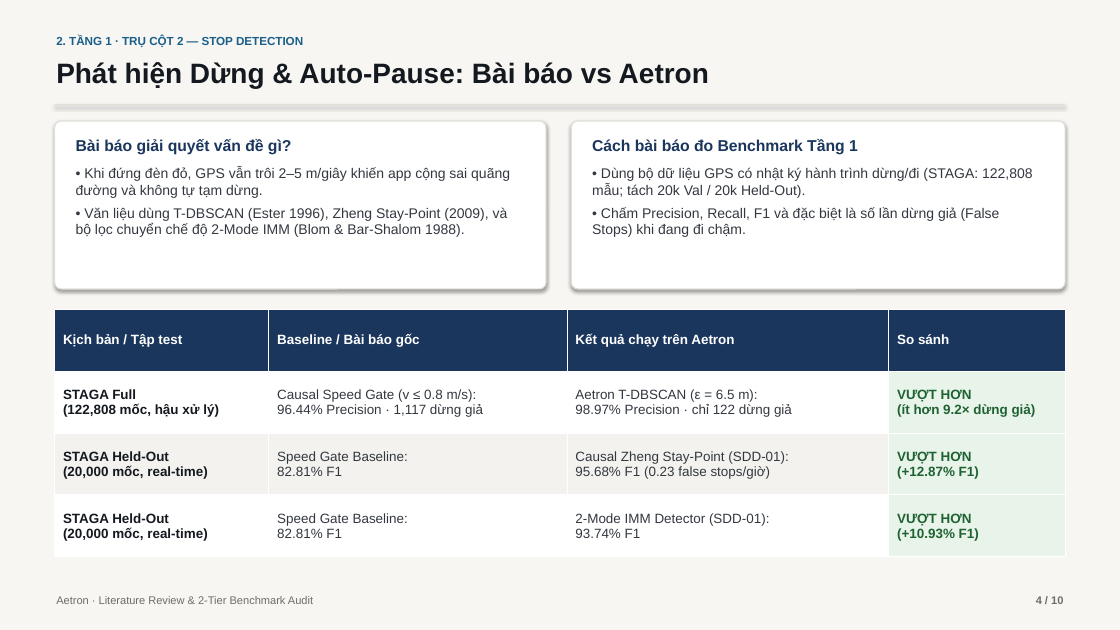
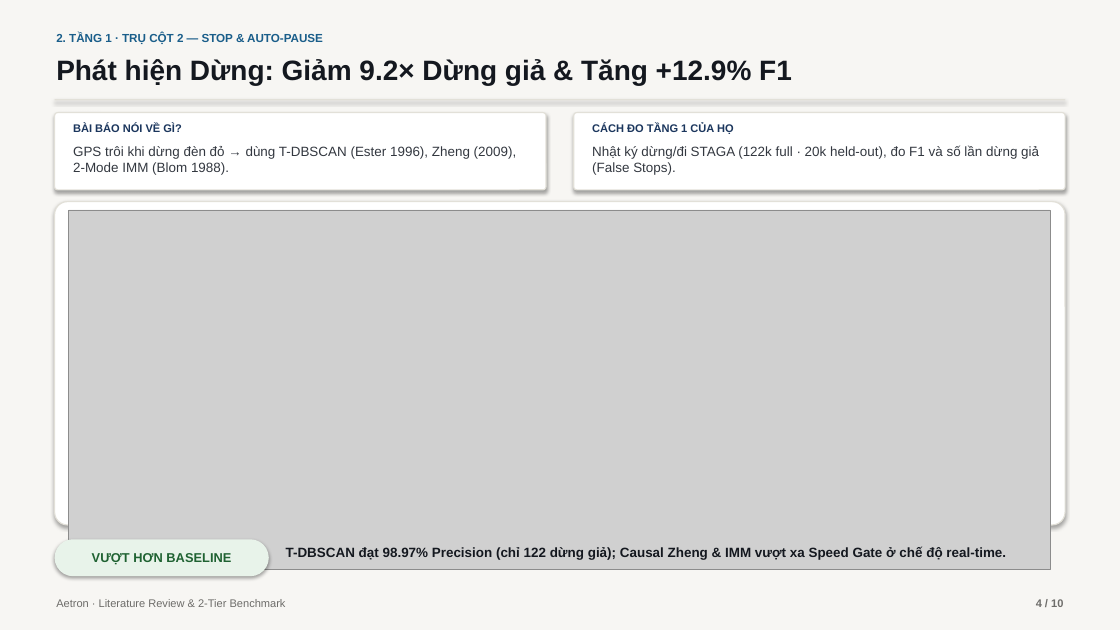
Before and after one commit to DB-Ducbao113/Aetron, a slide deck: slide 4 of docs/thesis_overleaf/Aetron_Literature_Review.pptx. Drawn at 1120x630 pixels with LibreOffice and Linux fonts; fonts in the diff are those of the drawing; grey boxes stand for pictures. Boxes give left, top, right and bottom in pixels: in the first picture for what was removed or moved away, otherwise in the second. Text is boxed around its words. In the diff, an @@ line names an element or a change of style, - is before the commit and + after.

```diff
--- a/docs/thesis_overleaf/Aetron_Literature_Review.pptx
+++ b/docs/thesis_overleaf/Aetron_Literature_Review.pptx
@@ text at [56,33,323,44]: text changed @@
-2. TẦNG 1 · TRỤ CỘT 2 — STOP DETECTION
+2. TẦNG 1 · TRỤ CỘT 2 — STOP & AUTO-PAUSE
@@ text at [56,59,792,85]: text changed @@
-Phát hiện Dừng & Auto-Pause: Bài báo vs Aetron
+Phát hiện Dừng: Giảm 9.2× Dừng giả & Tăng +12.9% F1
@@ rectangle: place and size @@
-rectangle at [55,104,1065,105]
+rectangle at [55,99,1065,100]
@@ rounded rectangle: place and size @@
-rounded rectangle at [55,121,546,289]
+rounded rectangle at [55,113,546,190]
@@ rounded rectangle: place and size @@
-rounded rectangle at [571,121,1065,289]
+rounded rectangle at [574,113,1065,190]
@@ text at [73,123,181,134]: text changed; size 13.5 to 9.5 pt @@
-Bài báo giải quyết vấn đề gì?
+BÀI BÁO NÓI VỀ GÌ?
@@ text at [73,146,517,175]: text changed; size 12 to 11.5 pt @@
-• Khi đứng đèn đỏ, GPS vẫn trôi 2–5 m/giây khiến app cộng sai quãng đường và không tự tạm dừng.
-• Văn liệu dùng T-DBSCAN (Ester 1996), Zheng Stay-Point (2009), và bộ lọc chuyển chế độ 2-Mode IMM (Blom & Bar-Shalom 1988).
+GPS trôi khi dừng đèn đỏ → dùng T-DBSCAN (Ester 1996), Zheng (2009), 2-Mode IMM (Blom 1988).
@@ text at [592,123,734,134]: text changed; size 13.5 to 9.5 pt @@
-Cách bài báo đo Benchmark Tầng 1
+CÁCH ĐO TẦNG 1 CỦA HỌ
@@ text at [592,145,1039,175]: text changed; size 12 to 11.5 pt @@
-• Dùng bộ dữ liệu GPS có nhật ký hành trình dừng/đi (STAGA: 122,808 mẫu; tách 20k Val / 20k Held-Out).
-• Chấm Precision, Recall, F1 và đặc biệt là số lần dừng giả (False Stops) khi đang đi chậm.
+Nhật ký dừng/đi STAGA (122k full · 20k held-out), đo F1 và số lần dừng giả (False Stops).
@@ rounded rectangle added at [55,202,1065,525], fill #FFFFFF, outline #E2E0D8 1 pt @@
@@ picture added at [69,210,1050,570] @@
@@ table removed at [55,309,1065,557], 4 rows, 4 columns @@
-Kịch bản / Tập test | Baseline / Bài báo gốc | Kết quả chạy trên Aetron | So sánh
-STAGA Full (122,808 mốc, hậu xử lý) | Causal Speed Gate (v ≤ 0.8 m/s): 96.44% Precision · 1,117 dừng giả | Aetron T-DBSCAN (ε = 6.5 m): 98.97% Precision · chỉ 122 dừng giả | VƯỢT HƠN (ít hơn 9.2× dừng giả)
-STAGA Held-Out (20,000 mốc, real-time) | Speed Gate Baseline: 82.81% F1 | Causal Zheng Stay-Point (SDD-01): 95.68% F1 (0.23 false stops/giờ) | VƯỢT HƠN (+12.87% F1)
-STAGA Held-Out (20,000 mốc, real-time) | Speed Gate Baseline: 82.81% F1 | 2-Mode IMM Detector (SDD-01): 93.74% F1 | VƯỢT HƠN (+10.93% F1)
@@ rounded rectangle added at [55,539,269,576], fill #E8F3EA, 11 pt, text #1F6232, bold @@
+VƯỢT HƠN BASELINE
@@ text added at [286,547,1006,560], 11.5 pt, text #14181F, bold @@
+T-DBSCAN đạt 98.97% Precision (chỉ 122 dừng giả); Causal Zheng & IMM vượt xa Speed Gate ở chế độ real-time.
@@ text at [56,599,286,607]: text changed @@
-Aetron · Literature Review & 2-Tier Benchmark Audit
+Aetron · Literature Review & 2-Tier Benchmark
```
Also in this commit, not shown: 9 other slides changed, 5 other files.
